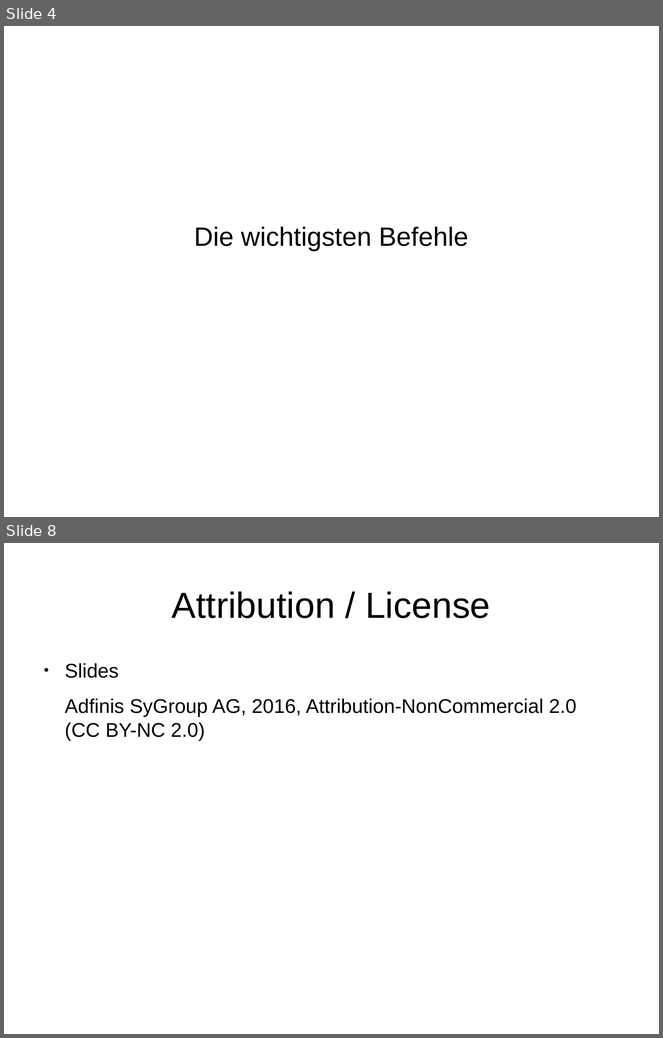
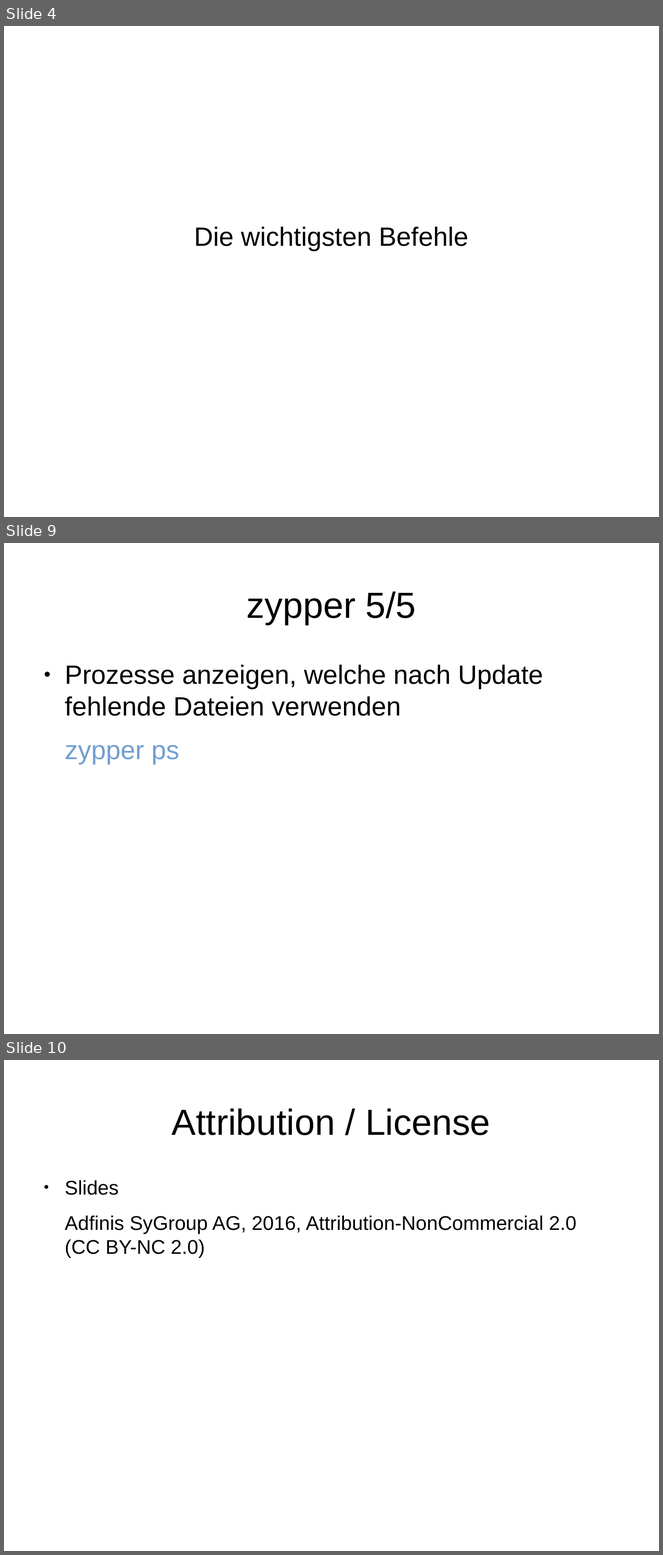
Before and after one commit to adfinis/adsy-trainings, a slide deck: SSA_SUSE-System-Administration/1005_zypper/modul_zypper_1005_01_slides.odp. Shown one above the other, each under a label of ours: slides 4 and 8 before the commit, slides 4, 9 and 10 after it; the slides between them are not shown. The pictures are 663x1038 and 663x1555 pixels, drawn with LibreOffice and Linux fonts; fonts in the diff are those of the drawing. Boxes give left, top, right and bottom in pixels: in the first picture for what was removed or moved away, otherwise in the second. Text is boxed around its words. In the diff, an @@ line names an element or a change of style, - is before the commit and + after.

```diff
--- a/SSA_SUSE-System-Administration/1005_zypper/modul_zypper_1005_01_slides.odp
+++ b/SSA_SUSE-System-Administration/1005_zypper/modul_zypper_1005_01_slides.odp
@@ slide 9 added at (4,543,659,1034), background #FFFFFF @@
@@ title added at (247,591,416,625), 44 pt, text #000000 @@
+zypper 5/5
@@ text added at (65,665,543,765), 32 pt, text #000000 @@
+● Prozesse anzeigen, welche nach Update fehlende Dateien verwenden
+zypper ps
@@ what was slide 8 is now slide 10 @@
```
Also in this commit, not shown: 5 slides changed, 1 other slide added, 3 other files.
